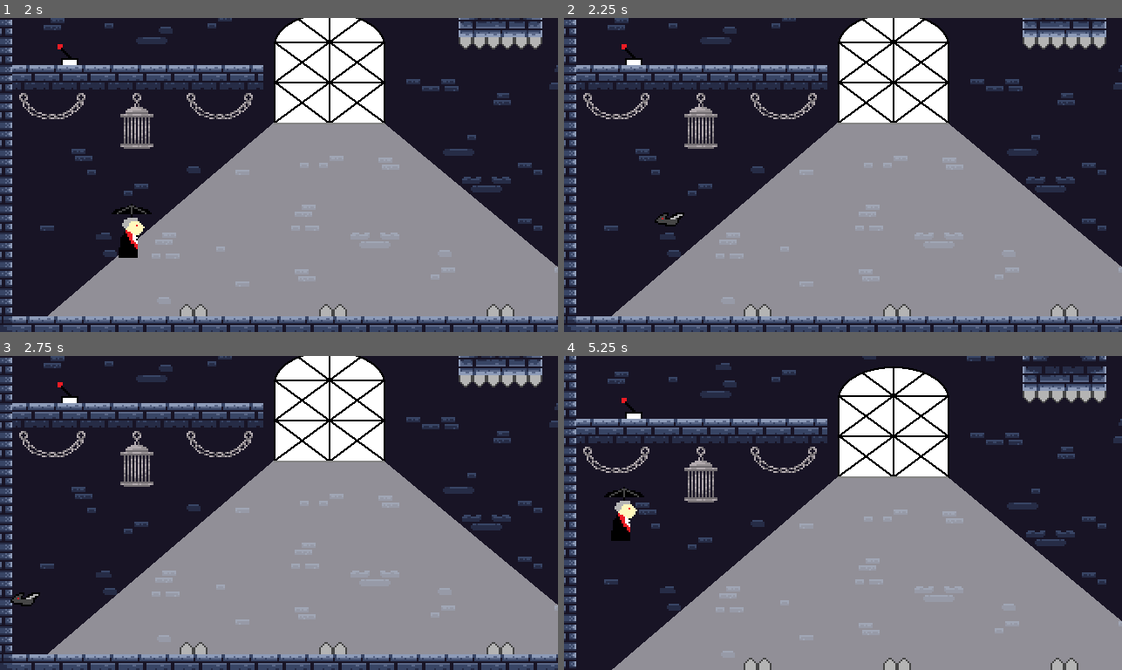
Above: before the commit, frames 1-4 (two rows, left to right).
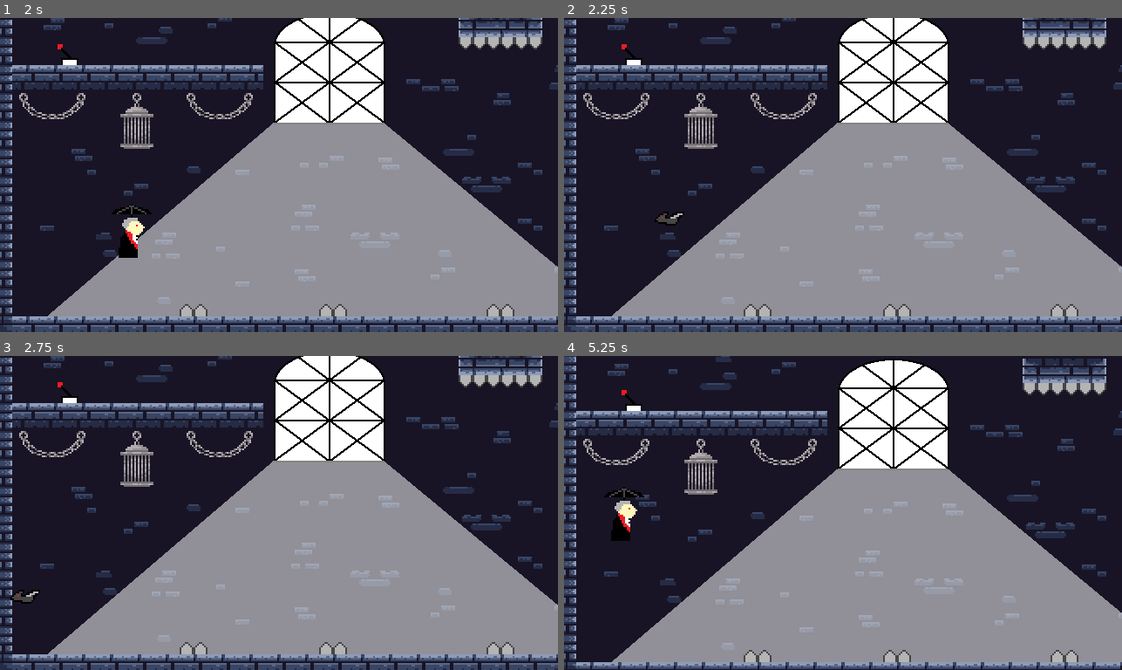
Above: after the commit, the same moments.

Repository: JedsadaSrijunpoe/sunlight-is-enemy
Game: Godot game, scene res://Level/level_1.tscn
Same seed, same stepped clock (60 frames per second), same inputs: the game is played once before the commit and once after it.
Inputs:
- Up to frame 1 (2 s): tap Enter at 0.5 s; hold D (move_right) from 0.53 s (still down); tap Space (toggle) at 0.6, 1.55 s; tap W (jump) at 0.77, 1.07, 1.52, 1.82 s; tap J (interact) at 1.35 s
- Up to frame 2 (2.25 s): release D (move_right) at 2.03 s; hold A (move_left) from 2.03 s (still down); tap Space (toggle) at 2.1 s
- Up to frame 3 (2.75 s): keep holding A (move_left)
- Up to frame 4 (5.25 s): release A (move_left) at 2.78 s; hold D (move_right) 2.78-4.28 s; tap Space (toggle) at 2.85, 3.8, 4.35, 5.1 s; tap W (jump) at 3.02, 3.32, 3.77, 4.07, 4.52, 4.82 s; tap J (interact) at 3.6 s; hold A (move_left) 4.28-5.03 s; hold D (move_right) from 5.03 s (still down)

Frame 1 is identical in both runs. In frame 2, less than 0.1% of the frame differs, in the area x 16-22%, y 61-67%; in frame 3, 0.2%; in frame 4, 19%, in the area x 0-100%, y 0-100%.

Commit message:
Update player.gd

Diff:
--- a/Player/player.gd
+++ b/Player/player.gd
@@ -68,6 +68,7 @@
 		human_hurtbox.get_node("CollisionShape2D").disabled = false
 		hitbox.get_node("CollisionPolygon2D").disabled = false
 		switch_hitbox.get_node("CollisionShape2D").disabled = false
+		velocity.y = 0
 
 # Handle movement in human form
 func humanoid_state(delta):
@@ -100,6 +101,7 @@
 		human_hurtbox.get_node("CollisionShape2D").disabled = true
 		hitbox.get_node("CollisionPolygon2D").disabled = true
 		switch_hitbox.get_node("CollisionShape2D").disabled = true
+		velocity.y = 0
 
 # How the player react to hurtbox collision in bat form
 func _on_bathurtbox_area_entered(_area):
